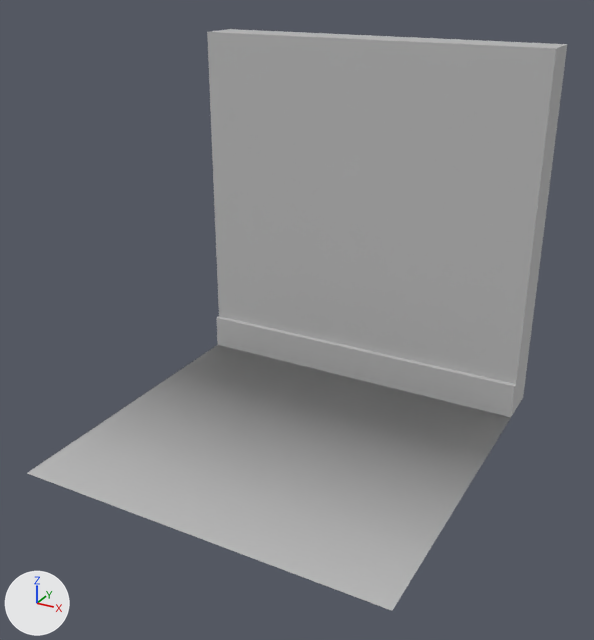
A saved change to the FBX model Assets/3D/singlewall.fbx.
The view is the same before and after, from a camera (50 mm lens) standing at (0.42, -3.42, 2.39) and looking at (-1.41, -0.1, 0.73). Arrows for +X, +Y and +Z are at lower left; the lights stay in place. Where no turn or scale is listed for an object, it has been applied to the vertices.

The first picture shows 'singlewall_MESH'.
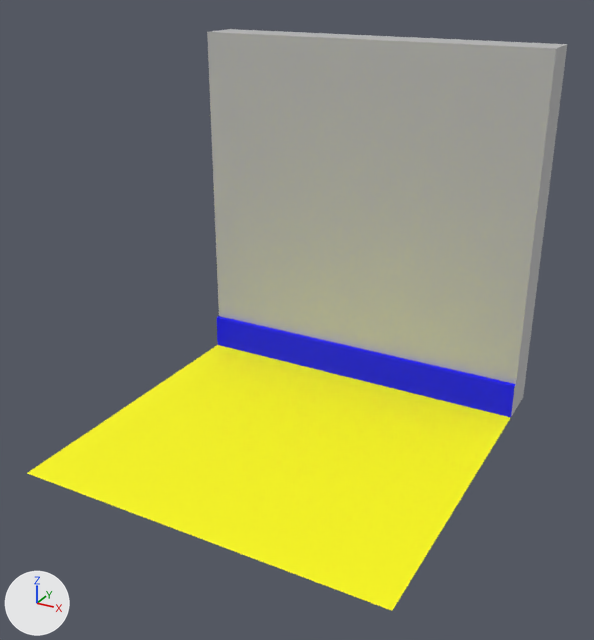
Diff of the bpy script that builds the scene:
```diff
--- a/Assets/3D/singlewall.fbx.py
+++ b/Assets/3D/singlewall.fbx.py
@@ mat_floor @@
+mat_floor = principled_material('floor')
+mat_floor.base_color = (1.0, 0.981, 0.0)  # yellow #fffd00
+mat_floor.roughness = 0.749
@@ mat_skirtingboard @@
+mat_skirtingboard = principled_material('skirtingboard')
+mat_skirtingboard.base_color = (0.0, 0.0, 1.0)  # blue #0000ff
+mat_skirtingboard.roughness = 0.749
@@ me_mesh @@
 me_mesh.from_pydata(...)  # 16 vertices, 11 faces; spans x 0.0..2.0, y 0.0..2.0, z 0.0..2.0
 # used by ob_singlewall_mesh; location = (-2.476, -1.0, 0.0)
+# me_mesh part 1: edges marked sharp go from 14 to 27
+# me_mesh part 2: all 2 faces centred in x 1.0, y 1.73..1.75, z 0.1..0.2 switch from mat_lambert1 (grey #bcbcbc) to mat_skirtingboard (blue #0000ff)
+# me_mesh part 3: the 1 face centred in x 1.0, y 1.0, z 0.0 switches from mat_lambert1 (grey #bcbcbc) to mat_floor (yellow #fffd00)
+me_mesh.materials.append(mat_floor)  # yellow #fffd00
```

Boxes [x1, y1, x2, y2] around the edits, measured in the pictures (594 x 640 px):
'singlewall_MESH', shading changed, recoloured (grey to yellow)
    both: [27, 210, 527, 611]
part 1 of me_mesh, shading changed
    both: [207, 29, 567, 416]
part 2 of me_mesh, recoloured (grey to blue)
    both: [217, 316, 516, 417]
part 3 of me_mesh, recoloured (grey to yellow)
    both: [27, 345, 511, 611]
